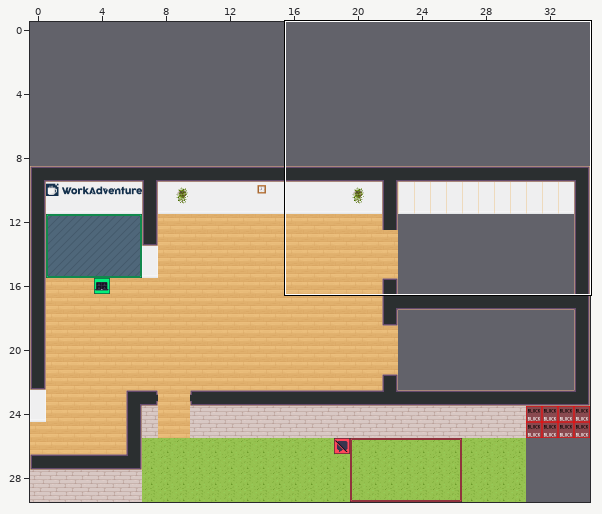
Two states of a Tiled map (JSON), map.tmj. The picture above shows the old version from afar; the outline marks the close-up.
Close-up. Before the edit:
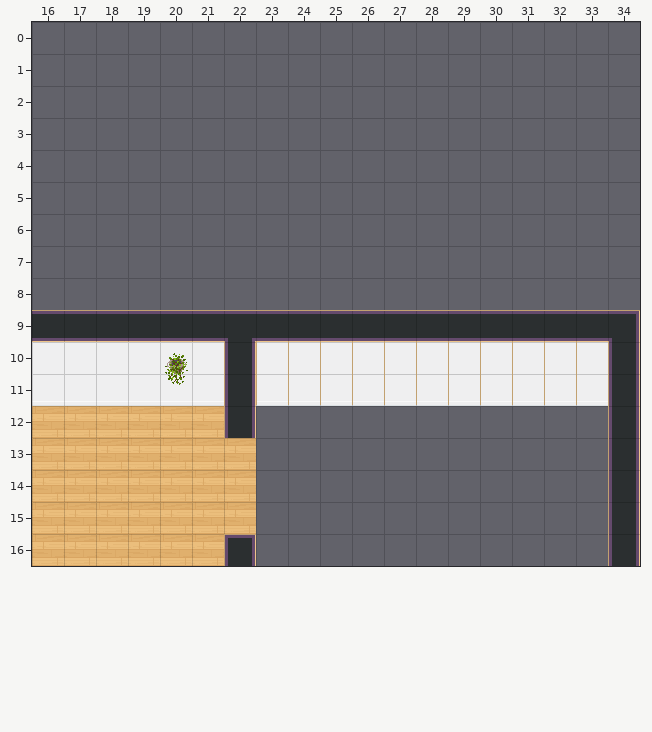
Cells are 32x32 px. Shown: x 16..34, y 0..16. The commit also changed other parts of the map, which this record leaves out. The old version is drawn lined up with the new one.
Now the later version:
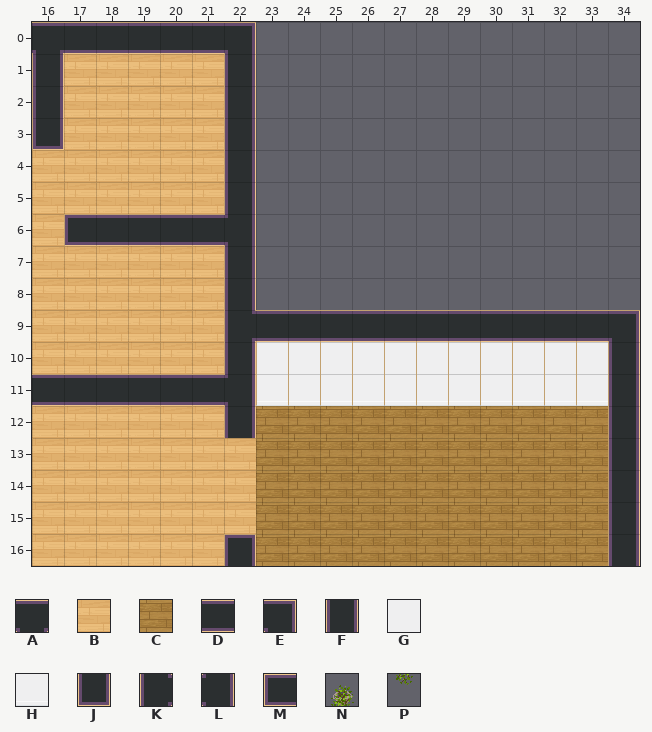
Key: from "Chunk 1": A 2, B 3, C 4, D 25, E 26, F 27, G 28, H 32, J 34, K 38, L 39, M 46, N 54, P 56.
_ is an empty cell, . an unchanged one.
Diff:
map size 35x21 -> 35x30 cells (old content now starts at 0,9; both pictures use the new coordinates)
--- layer "SOL/Matière Sol"
@@ x 16..21 @@
- 1 ._____
- 2 ._____
- 3 ._____
- 4 ______
- 5 ______
- 6 _.....
- 7 ______
- 8 ______
- 9 ______
-10 ______
+ 1 .BBBBB
+ 2 .BBBBB
+ 3 .BBBBB
+ 4 BBBBBB
+ 5 BBBBBB
+ 6 B.....
+ 7 BBBBBB
+ 8 BBBBBB
+ 9 BBBBBB
+10 BBBBBB
@@ x 23..33 @@
-12 ___________
-13 ___________
-14 ___________
-15 ___________
-16 ___________
+12 CCCCCCCCCCC
+13 CCCCCCCCCCC
+14 CCCCCCCCCCC
+15 CCCCCCCCCCC
+16 CCCCCCCCCCC
--- layer "MURS/Murs"
@@ x 16..22 @@
- 0 _______
- 1 _....._
- 2 _....._
- 3 _....._
- 4 ......_
- 5 ......_
- 6 .______
- 7 ......_
- 8 ......_
- 9 DDDDDDA
-10 GGGGGG.
-11 HHHHHHF
+ 0 ADDDDDE
+ 1 F.....F
+ 2 F.....F
+ 3 J.....F
+ 4 ......F
+ 5 ......F
+ 6 .MDDDDL
+ 7 ......F
+ 8 ......F
+ 9 ______K
+10 ______.
+11 DDDDDDL
--- layer "MURS/Deco Murs"
@@ x 20..20 @@
-10 N
-11 P
+10 _
+11 _
Boxes around the changes in both close-ups, in picture pixels (x1, y1, x2, y2):
changed: (32, 22, 608, 566)
